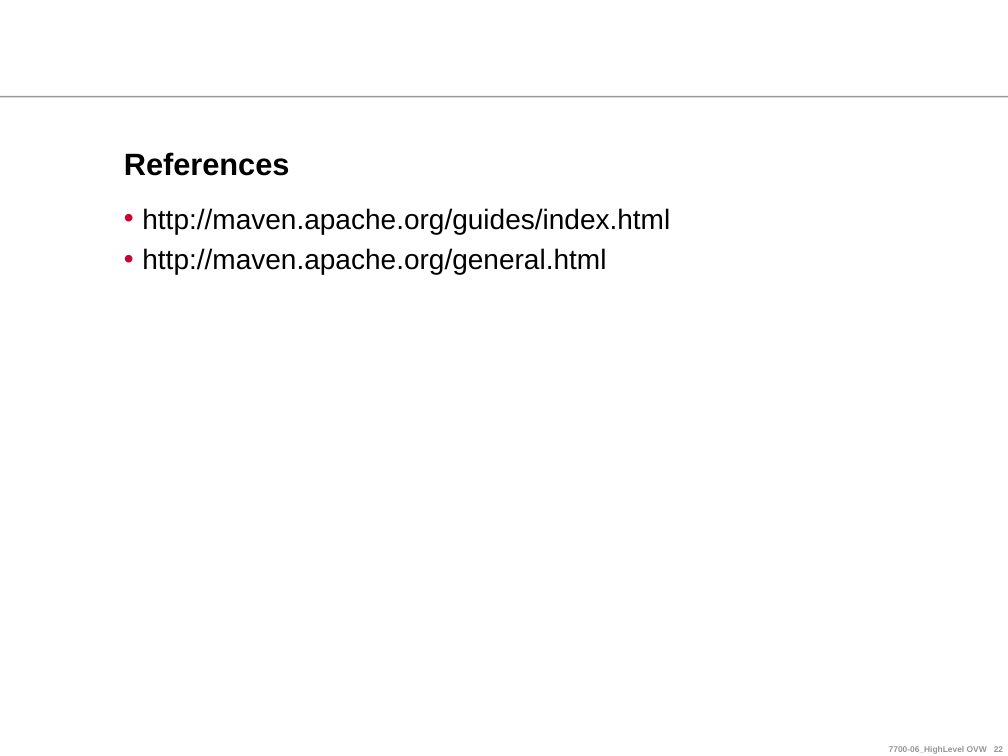
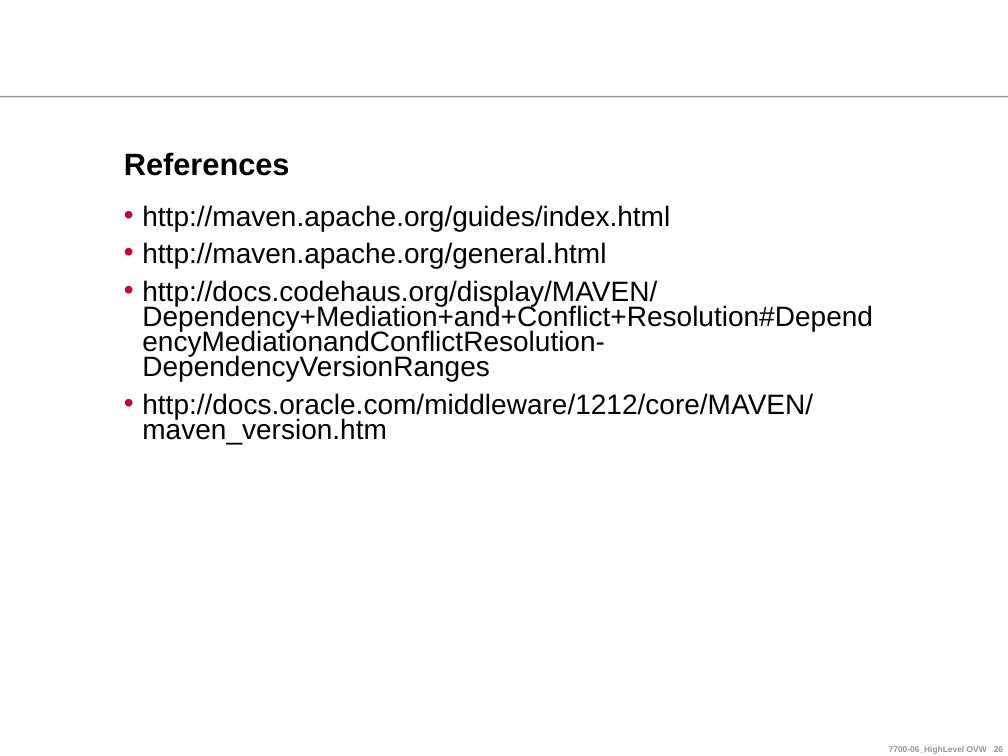
Before and after one commit to ndlongit/longnd-data, a slide deck: slide 26 of Document/Tutorial/[Presentation] Maven.ppt (slide 22 before the commit). Drawn at 1008x756 pixels with LibreOffice and Linux fonts; fonts in the diff are those of the drawing; background and template pictures are left out. Boxes give left, top, right and bottom in pixels: in the first picture for what was removed or moved away, otherwise in the second. Text is boxed around its words. In the diff, an @@ line names an element or a change of style, - is before the commit and + after.

```diff
--- a/Document/Tutorial/[Presentation] Maven.ppt
+++ b/Document/Tutorial/[Presentation] Maven.ppt
@@ text at (x1=142, y1=205, x2=670, y2=268): line spacing 0.85 to 0.75 @@
@@ text at (x1=142, y1=280, x2=873, y2=444): paragraphs added @@
+• http://docs.codehaus.org/display/MAVEN/Dependency+Mediation+and+Conflict+Resolution#DependencyMediationandConflictResolution-DependencyVersionRanges
+• http://docs.oracle.com/middleware/1212/core/MAVEN/maven_version.htm
```
Also in this commit, not shown: 11 other slides changed, 11 slides added, 7 slides removed, 1 other file.
